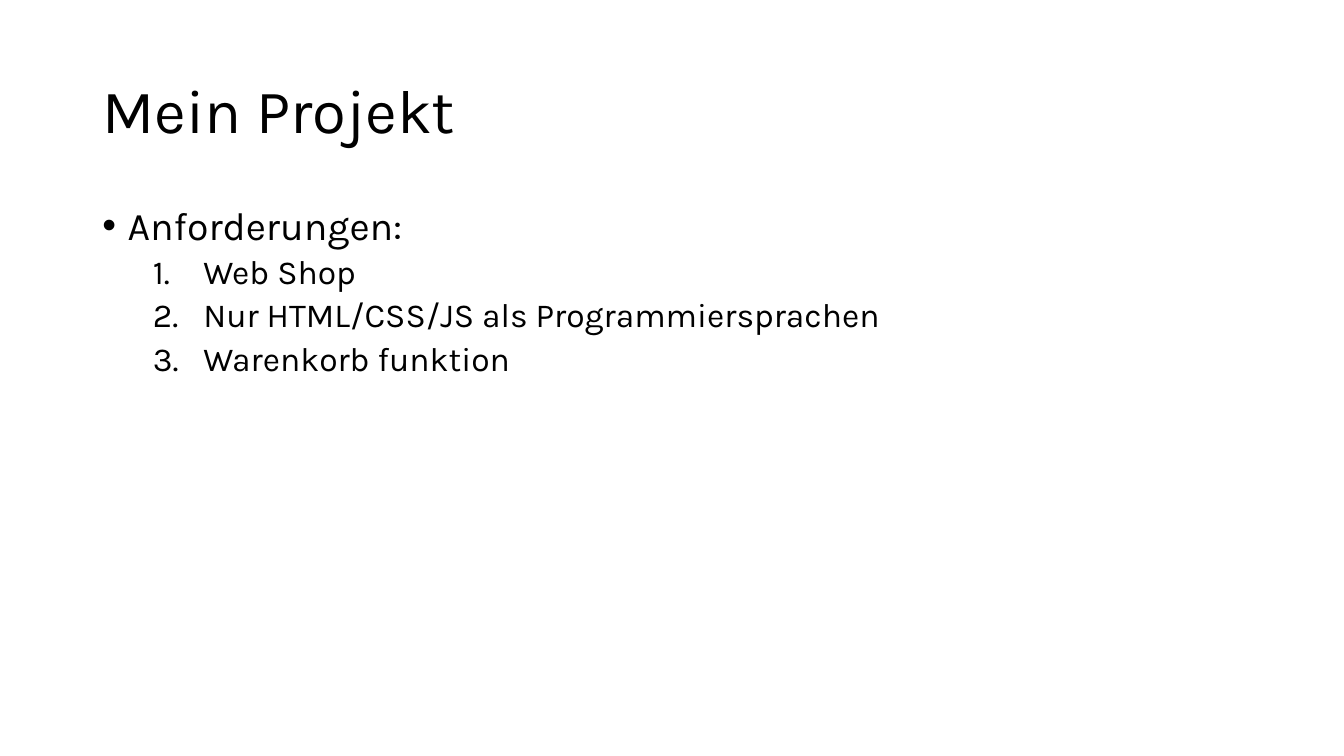
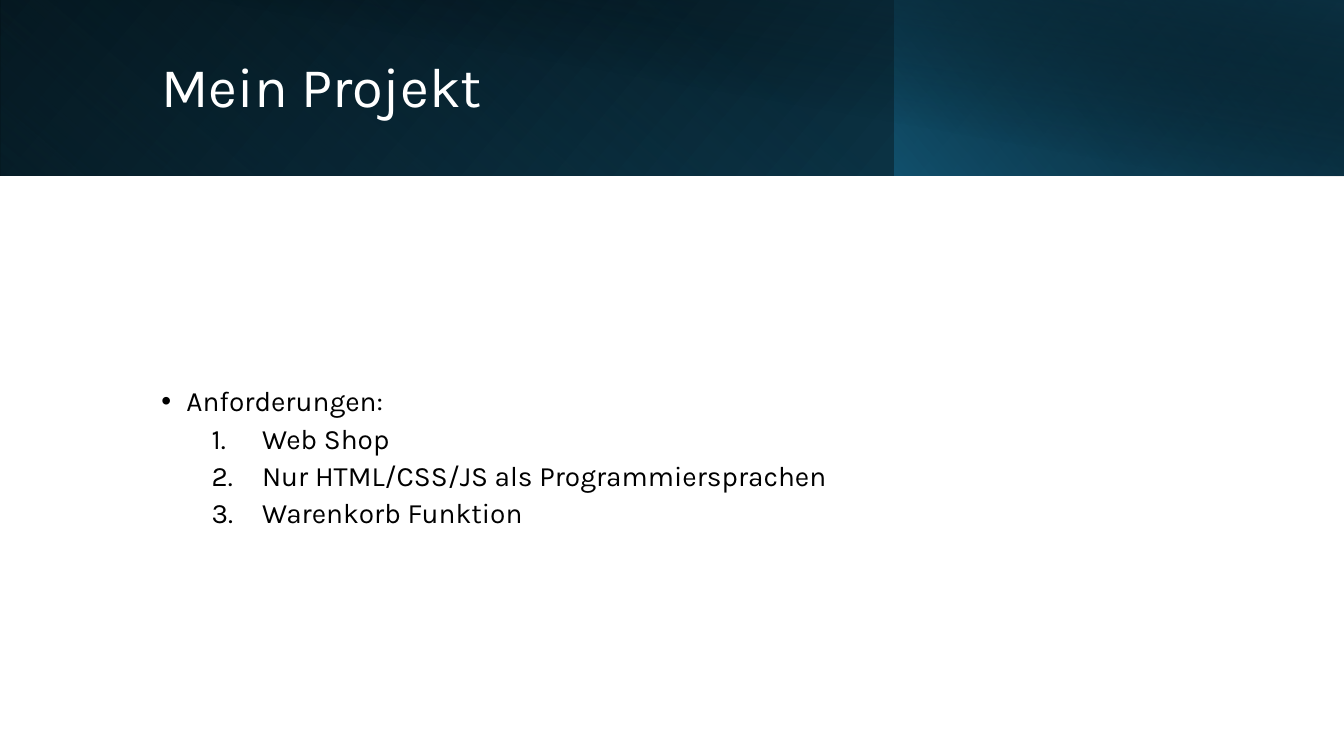
Before and after one commit to LorisSuperstar/m293, a slide deck: slide 3 of LB2/LB2.pptx. Drawn at 1344x756 pixels with LibreOffice and Linux fonts; fonts in the diff are those of the drawing. Boxes give left, top, right and bottom in pixels: in the first picture for what was removed or moved away, otherwise in the second. Text is boxed around its words. In the diff, an @@ line names an element or a change of style, - is before the commit and + after.

Commit message:
finish presentation

```diff
--- a/LB2/LB2.pptx
+++ b/LB2/LB2.pptx
@@ rectangle added at (0,0,1344,175), fill gradient #000000 to #104862 @@
@@ rectangle added at (0,0,895,175), fill gradient #156082 to #0B3041 @@
@@ rectangle added at (50,0,1344,176), fill gradient #000000 to #0B3041 @@
@@ rectangle added at (894,0,1344,175), fill gradient #156082 to #000000 @@
@@ title "Mein Projekt": place and size @@
-title "Mein Projekt" at (102,90,455,148)
+title "Mein Projekt" at (161,68,482,121)
@@ title "Mein Projekt" at (161,68,482,121): size 44 to 40 pt, text colour #000000 to #FFFFFF @@
@@ text "Anforderungen:": place and size @@
-text "Anforderungen:" at (128,213,880,372)
+text "Anforderungen:" at (186,391,826,524)
@@ text "Anforderungen:" at (186,391,826,524): vertical alignment top to middle @@
@@ text at (186,391,826,493): size 28 to 20 pt in "Anforderungen:"; size 24 to 20 pt in "Web Shop", "Nur HTML/CSS/JS als Programmiersprachen" @@
@@ text at (262,503,523,524): text changed; size 24 to 20 pt @@
-  3. Warenkorb funktion
+  3. Warenkorb Funktion
```
Also in this commit, not shown: 3 other slides changed, 1 slide added, 1 other file.
